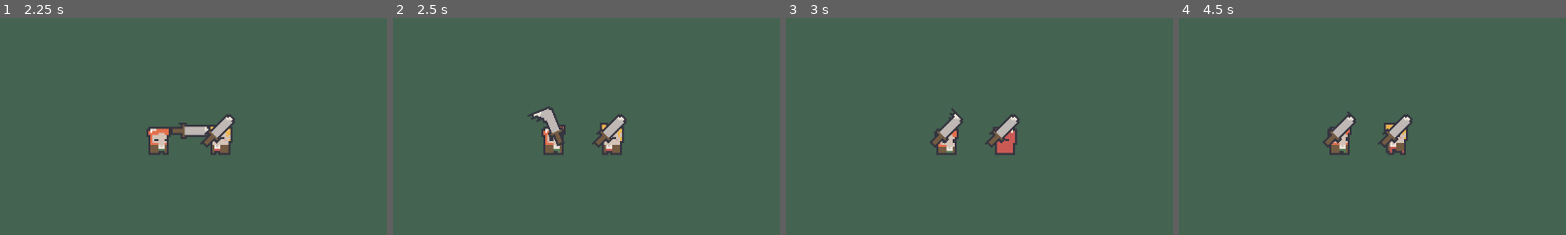
Above: before the commit, frames 1-4 (left to right).
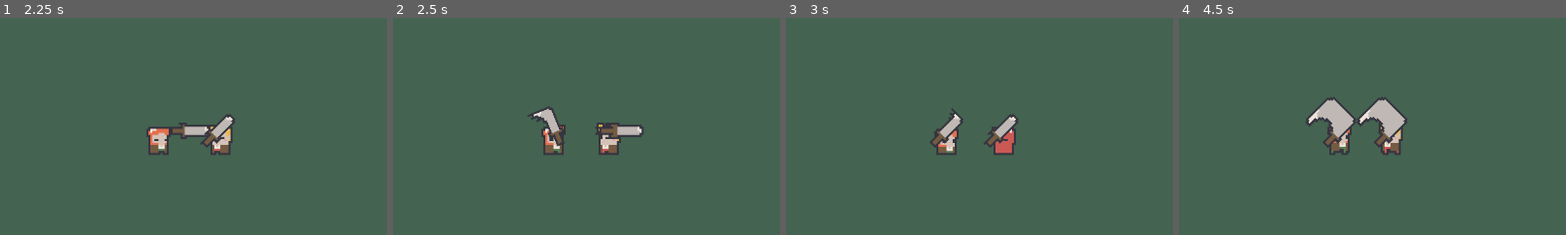
Above: after the commit, the same moments.

Repository: davidballester/godot-arena
Game: Godot game, scene res://scenes/example.tscn
Same seed, same stepped clock (60 frames per second), same inputs: the game is played once before the commit and once after it.
Inputs:
- Up to frame 1 (2.25 s): no input
- Up to frame 2 (2.5 s): no input
- Up to frame 3 (3 s): no input
- Up to frame 4 (4.5 s): no input
The pictures show only the part of the screen within x 29-79%, y 24-74%; the shares and areas given below are measured in that part.

Frame 1 is identical in both runs. In frame 2, 1.1% of the frame differs, in the area x 51-65%, y 44-63%; in frame 3, 0.4%; in frame 4, 3.0%, in the area x 32-61%, y 36-63%.

Commit message:
Add inmunity after hit

Diff:
--- a/controller/combatant/combatant_controller.tscn
+++ b/controller/combatant/combatant_controller.tscn
@@ -3,7 +3,7 @@
 [ext_resource type="Script" path="res://controller/combatant/combatant_controller.gd" id="1_wt7c5"]
 [ext_resource type="PackedScene" uid="uid://dwksfcr20awc4" path="res://view/combatant/combatant_view.tscn" id="2_v02wb"]
 [ext_resource type="Script" path="res://model/combatant/combatant.gd" id="3_qprda"]
-[ext_resource type="Script" path="res://model/utils/gauge.gd" id="4_q6vjl"]
+[ext_resource type="Script" path="res://utils/gauge.gd" id="4_q6vjl"]
 [ext_resource type="Script" path="res://model/brain/stock_brain.gd" id="5_cgdmh"]
 [ext_resource type="Script" path="res://model/combatant/combatant_stock_perception_component.gd" id="6_anyqp"]
 [ext_resource type="Script" path="res://controller/combatant_state_machine/combatant_controller_state_machine.gd" id="7_olu6d"]
--- a/model/combatant/combatant.gd
+++ b/model/combatant/combatant.gd
@@ -3,10 +3,12 @@
 
 var team_id: String = "adventurers1234"
 var state_machine: CombatantStateMachine
+var inmune: bool = false
 @export var id: String = "ignotus1234"
 @export var speed: float = 40.0
 @export var battle: Battle
 @export var weapon: Weapon
+@export var inmune_time_s: MinMaxFloat = MinMaxFloat.create(0.6, 1.3)
 @onready var health: Gauge = $Health
 @onready var brain: Brain = $Brain
 @onready var perception: CombatantPerceptionComponent = $Perception
@@ -38,8 +40,11 @@
 	return weapon.get_damage() if can_attack(pos) else 0
 
 func take_damage(damage: int) -> void:
-	if not is_alive():
+	if not is_alive() or inmune:
 		return
+	inmune = true
+	var random_inmune_time_s = inmune_time_s.get_random_value()
+	get_tree().create_timer(random_inmune_time_s).timeout.connect(func(): inmune = false)
 	state_machine.transition_to_state(
 		CombatantHitState.get_state_name(),
 		[damage]
--- a/model/utils/min_max.gd
+++ b/utils/min_max.gd
@@ -1,5 +1,11 @@
 extends Node
 class_name MinMax
+
+static func create(minv: int, maxv: int) -> MinMax:
+	var min_max = MinMax.new()
+	min_max.min_value = minv
+	min_max.max_value = maxv
+	return min_max
 
 @export var max_value: int = 10
 @export var min_value: int = 0
--- /dev/null
+++ b/utils/min_max_float.gd
@@ -0,0 +1,14 @@
+extends Node
+class_name MinMaxFloat
+
+static func create(minv: float, maxv: float) -> MinMaxFloat:
+	var min_max = MinMaxFloat.new()
+	min_max.min_value = minv
+	min_max.max_value = maxv
+	return min_max
+
+@export var max_value: float = 10.0
+@export var min_value: float = 0.0
+
+func get_random_value() -> float:
+	return randf_range(min_value, max_value)
Renamed: model/utils/gauge.gd -> utils/gauge.gd
